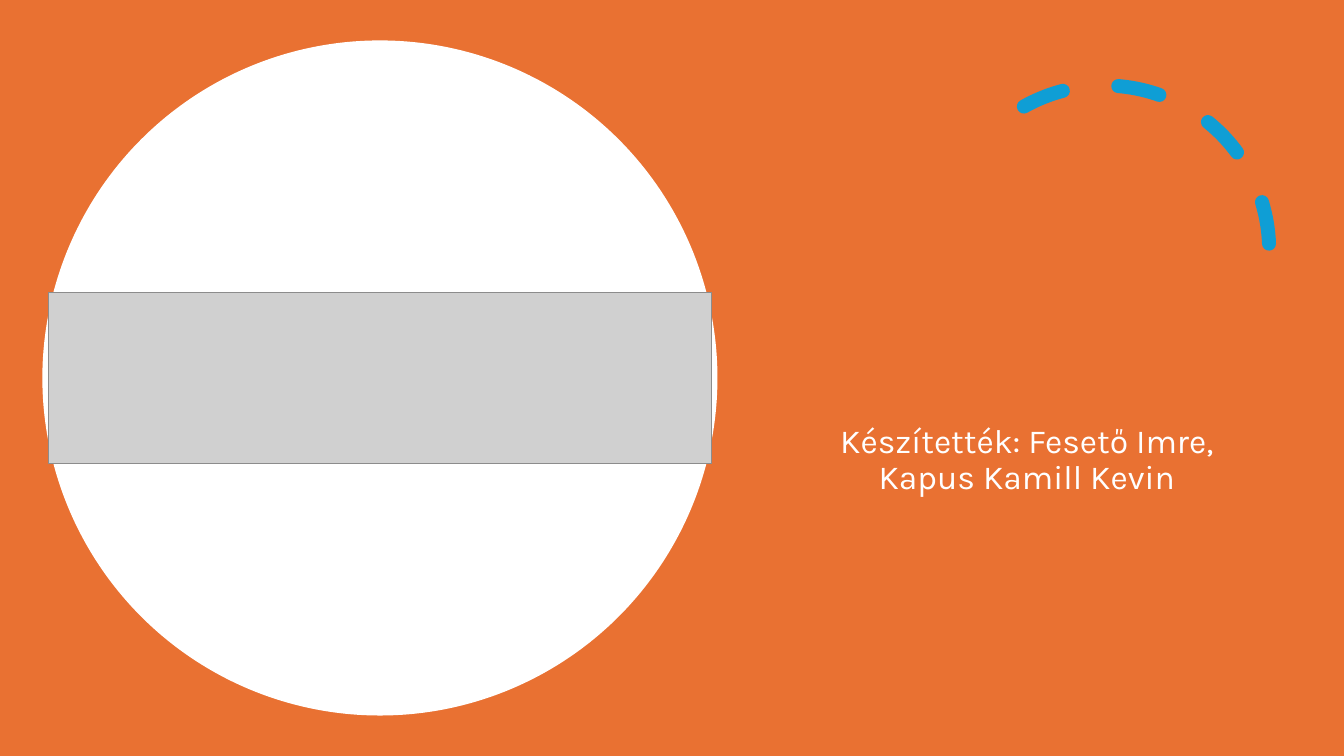
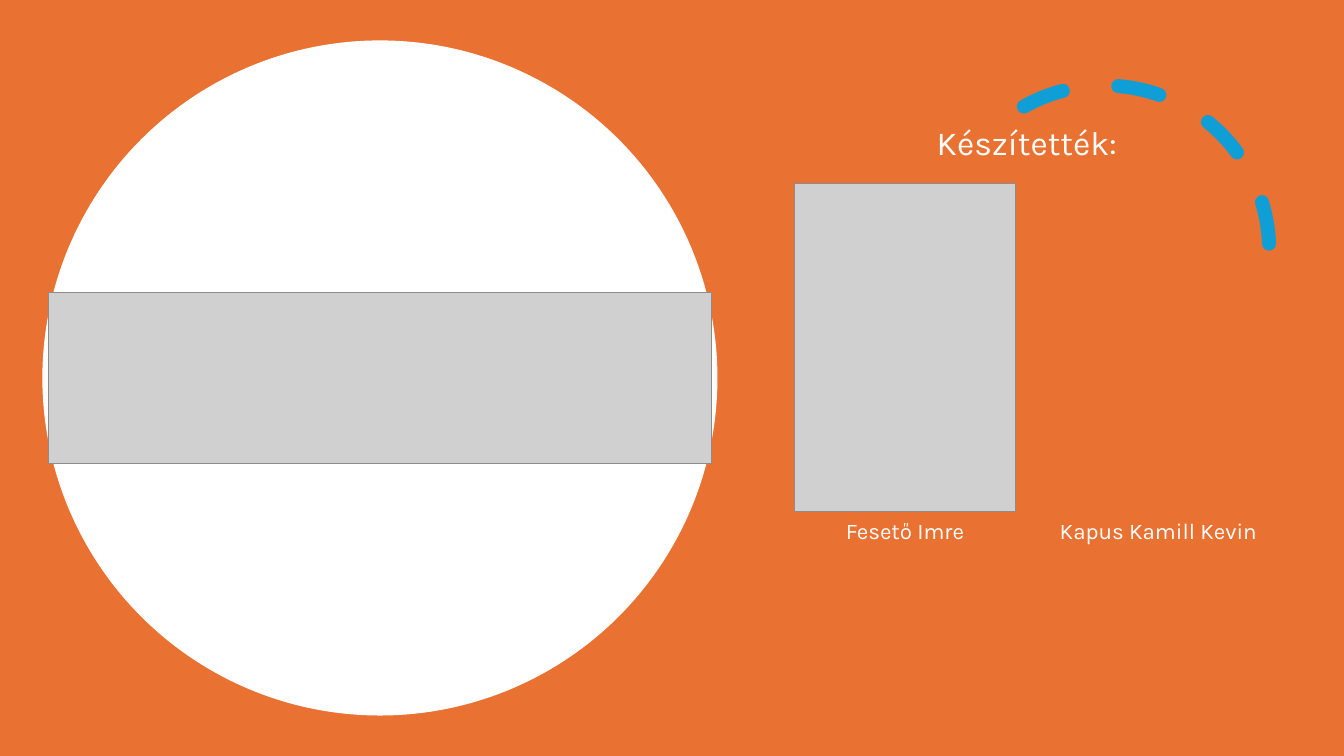
Before and after one commit to FesetoImre5/13_S1_8_vizsgaremek, a slide deck: slide 1 of Dokumentacio/Calentasker_bemutató.pptx. Drawn at 1344x756 pixels with LibreOffice and Linux fonts; fonts in the diff are those of the drawing; grey boxes stand for pictures. Boxes give left, top, right and bottom in pixels: in the first picture for what was removed or moved away, otherwise in the second. Text is boxed around its words. In the diff, an @@ line names an element or a change of style, - is before the commit and + after.

```diff
--- a/Dokumentacio/Calentasker_bemutató.pptx
+++ b/Dokumentacio/Calentasker_bemutató.pptx
@@ subtitle at [937, 129, 1117, 156]: text changed @@
-Készítették: Fesető Imre, Kapus Kamill Kevin
+Készítették:
@@ picture added at [795, 184, 1016, 512] @@
@@ text added at [846, 523, 964, 540], 16 pt, text #FFFFFF @@
+Fesető Imre
@@ text added at [1060, 523, 1256, 545], 16 pt, text #FFFFFF @@
+Kapus Kamill Kevin
```
Also in this commit, not shown: 6 other slides changed, 1 slide added, 3 other files.
